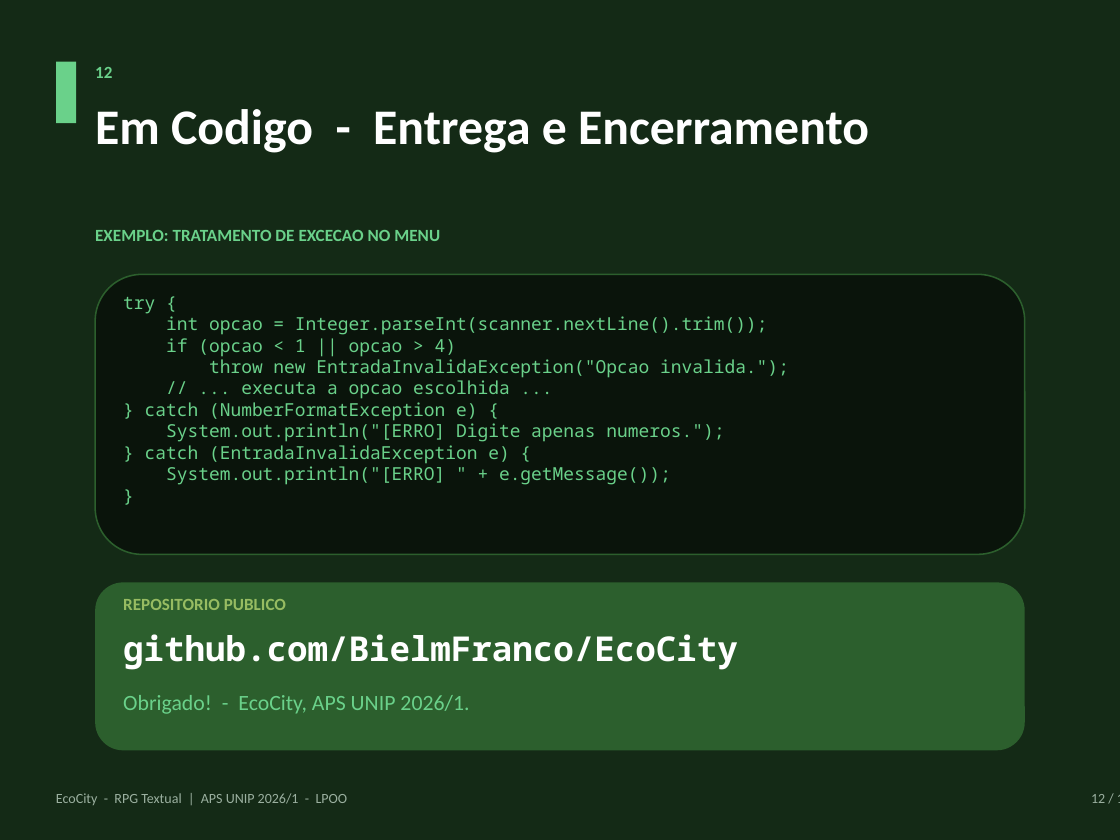
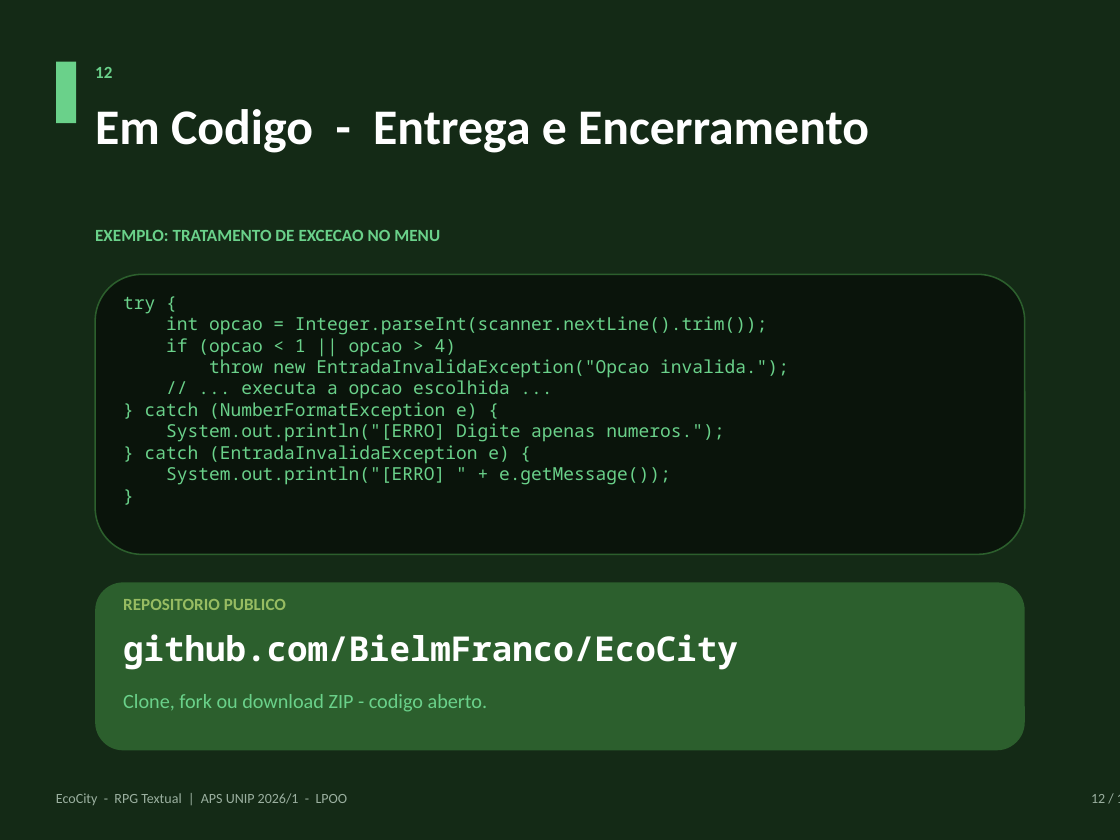
Before and after one commit to BielmFranco/EcoCity, a slide deck: slide 12 of relatorio/ApresentacaoEcoCity.pptx. Drawn at 1120x840 pixels with LibreOffice and Linux fonts; fonts in the diff are those of the drawing. Boxes give left, top, right and bottom in pixels: in the first picture for what was removed or moved away, otherwise in the second. Text is boxed around its words. In the diff, an @@ line names an element or a change of style, - is before the commit and + after.

```diff
--- a/relatorio/ApresentacaoEcoCity.pptx
+++ b/relatorio/ApresentacaoEcoCity.pptx
@@ text at (x1=123, y1=694, x2=488, y2=712): text changed; size 14 to 13 pt @@
-Obrigado! - EcoCity, APS UNIP 2026/1.
+Clone, fork ou download ZIP - codigo aberto.
```
Also in this commit, not shown: 10 other slides changed, 1 slide added, 1 other file.
